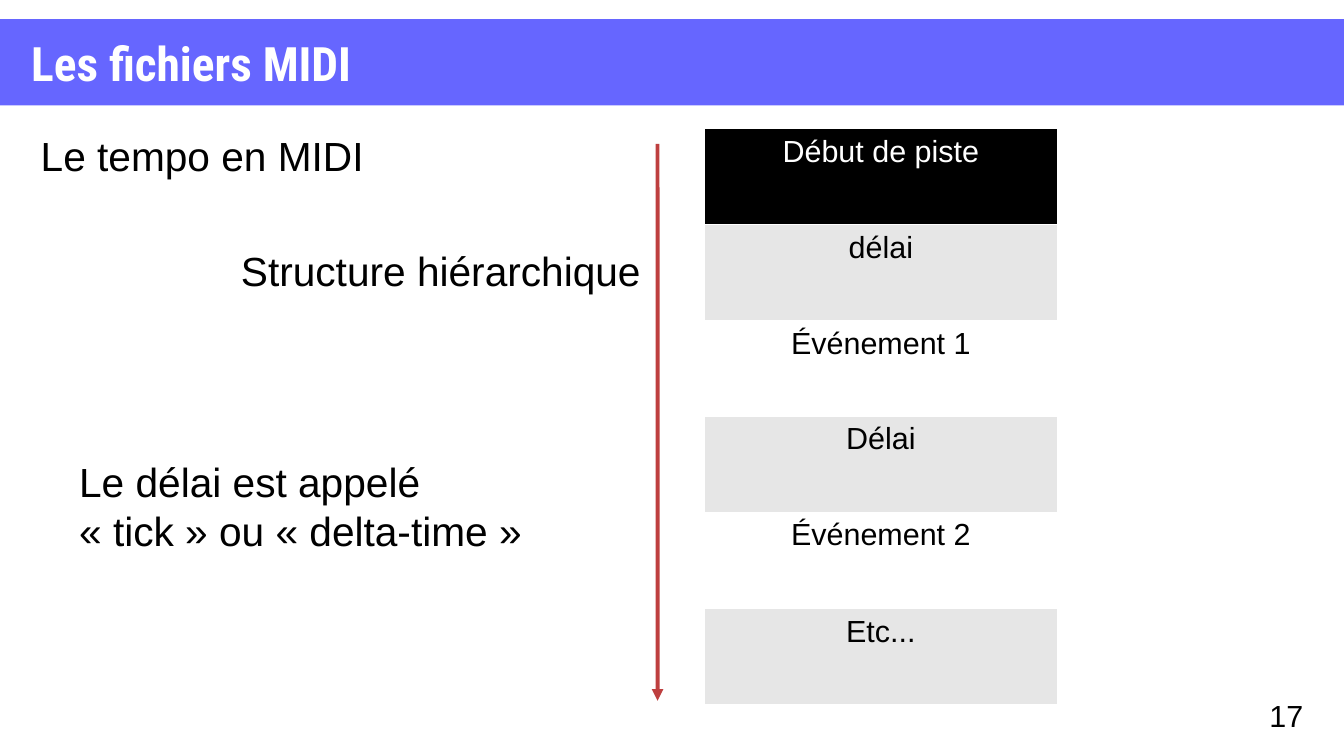
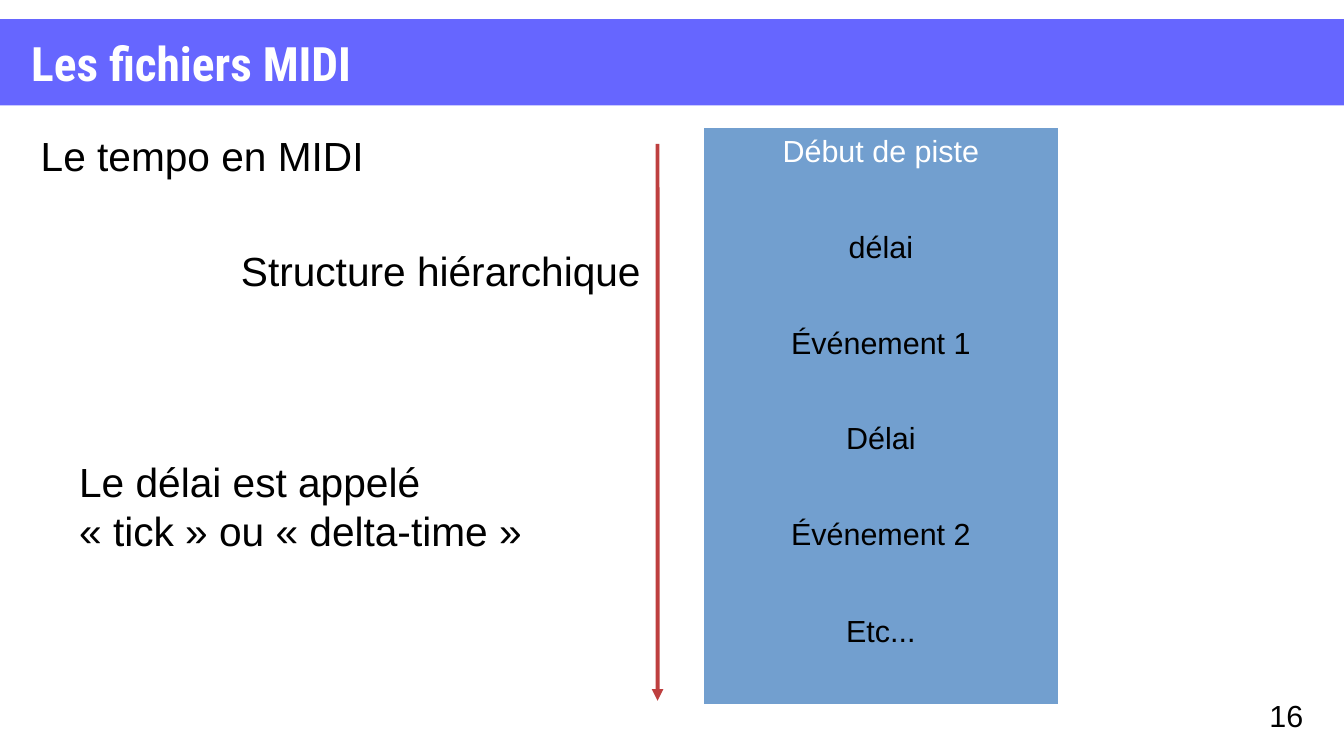
Before and after one commit to XgLsuLzRMy/Composition-Musicale-par-Reseau-de-Neurones, a slide deck: slide 16 of projet.odp (slide 17 before the commit). Drawn at 1344x756 pixels with LibreOffice and Linux fonts; fonts in the diff are those of the drawing. Boxes give left, top, right and bottom in pixels: in the first picture for what was removed or moved away, otherwise in the second. Text is boxed around its words. In the diff, an @@ line names an element or a change of style, - is before the commit and + after.

```diff
--- a/projet.odp
+++ b/projet.odp
@@ table at bbox=[705, 128, 1059, 704] @@
@@ fill #000000 to #729FCF in row 1, column 1 @@
@@ fill #E6E6E6 to #729FCF in 3 cells @@
@@ fill #FFFFFF to #729FCF in 2 cells @@
@@ borders changed @@
@@ page number at bbox=[1269, 705, 1303, 728]: text changed @@
-17
+16
```
Also in this commit, not shown: 6 other slides changed, 1 slide added, 1 slide removed, 1 other file.
